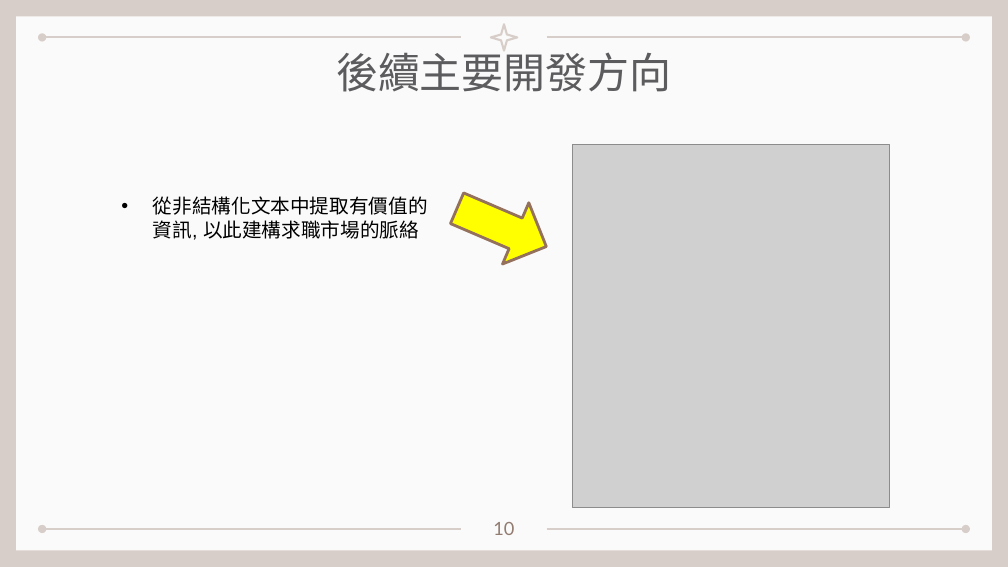
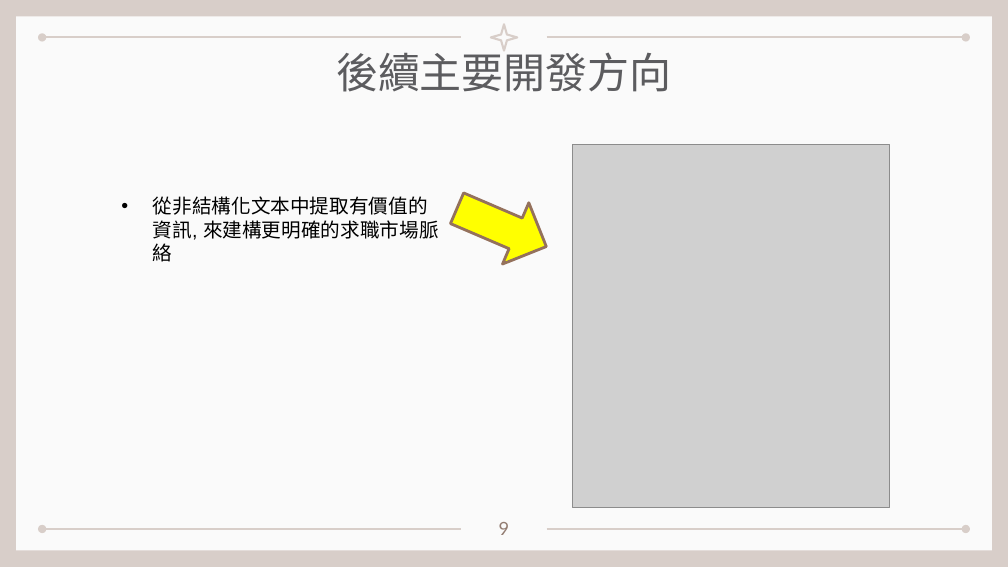
Before and after one commit to kionce57/Taiwan_Job_Market_Analysis, a slide deck: slide 10 of 程式介紹與展示.pptx. Drawn at 1008x567 pixels with LibreOffice and Linux fonts; fonts in the diff are those of the drawing; grey boxes stand for pictures. Boxes give left, top, right and bottom in pixels: in the first picture for what was removed or moved away, otherwise in the second. Text is boxed around its words. In the diff, an @@ line names an element or a change of style, - is before the commit and + after.

```diff
--- a/程式介紹與展示.pptx
+++ b/程式介紹與展示.pptx
@@ text at [153, 196, 439, 262]: text changed @@
-• 從非結構化文本中提取有價值的資訊, 以此建構求職市場的脈絡
+• 從非結構化文本中提取有價值的資訊, 來建構更明確的求職市場脈絡
@@ text at [499, 522, 510, 535]: text changed @@
-10
+9
```
Also in this commit, not shown: 7 other slides changed, 2 other files.
